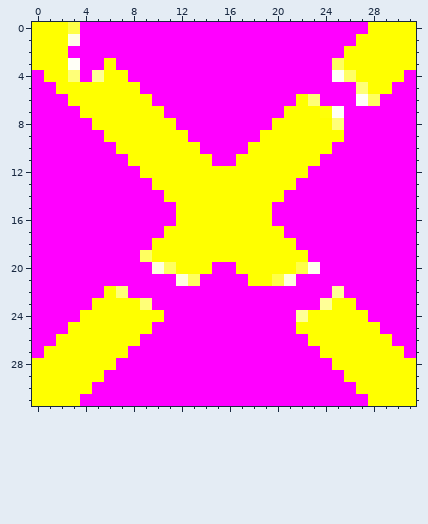
Pixel-art sprite: pictures/testprojectile.png. The picture above was drawn from the file before the commit.
The file is 32x32 pixels.
New version:
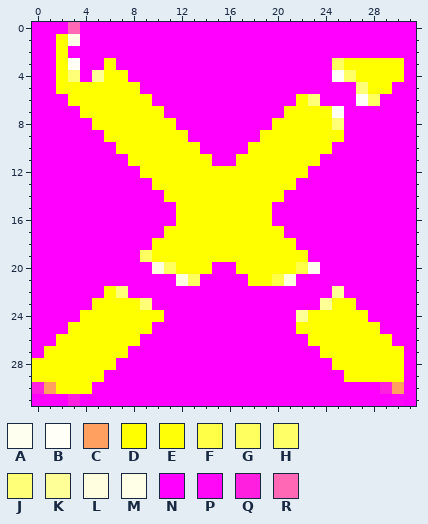
Palette (. is transparent): A #ffffef  B #fffff7  C #ff9f60  D #ffff00  E #ffff08  F #ffff48  G #ffff60  H #ffff68  J #ffff78  K #ffff97  L #ffffdf  M #ffffe7  N #ff00ff  P #ff08f7  Q #ff20df  R #ff68b4
Change:
The author changed colour D to colour C in row 30 at x 1 and 30.
The author changed colour D to colour N in row 0 at x 0 to 2 and 28 to 31; in row 1 at x 0 to 1 and 27 to 31; in row 2 at x 0 to 1 and 26 to 31; in row 3 at x 0 to 1 and 31; in row 4 at x 1; in rows 28 to 29 at x 31.
The author changed colour D to colour N in row 30 at x 27 to 28 and 31; in row 31 at x 0 to 2, 28 to 29 and 31.
The author changed colour D to colour P in row 31 at x 30.
The author changed colour D to colour Q in row 30 at x 0 and 29; in row 31 at x 3.
The author changed colour F to colour R in row 0 at x 3.
Boxes around the changes in both pictures, in picture pixels (x1, y1, x2, y2):
changed: (32, 22, 80, 82)
changed: (344, 22, 416, 70)
changed: (356, 358, 416, 406)
changed: (32, 382, 80, 406)
